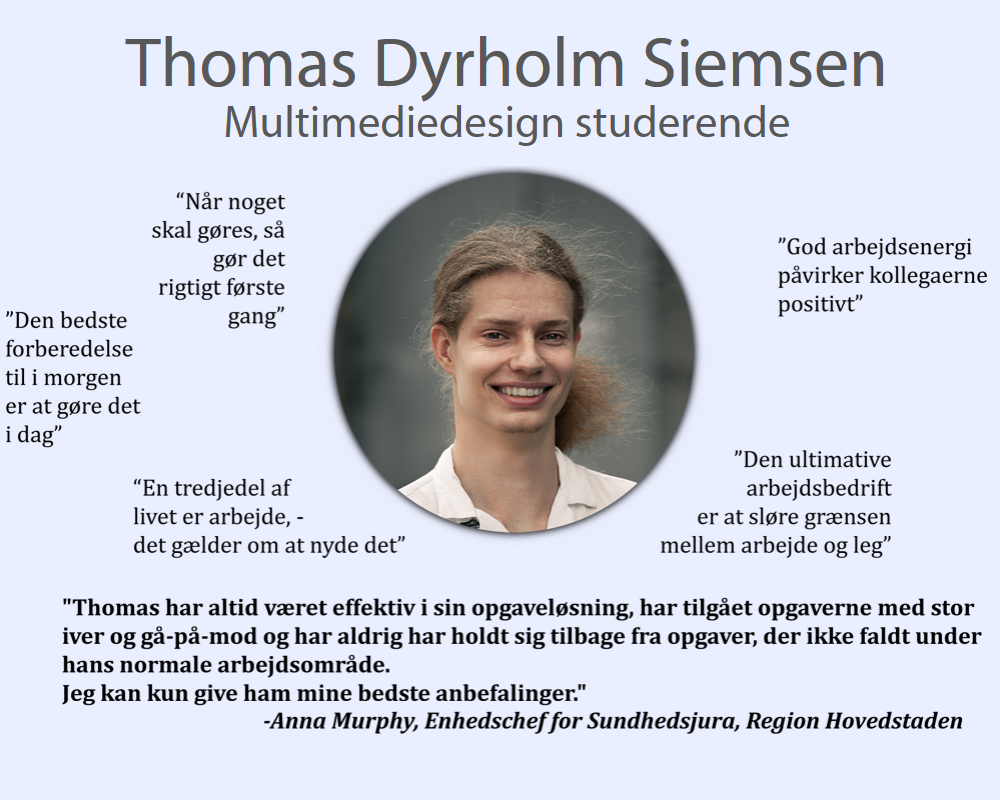
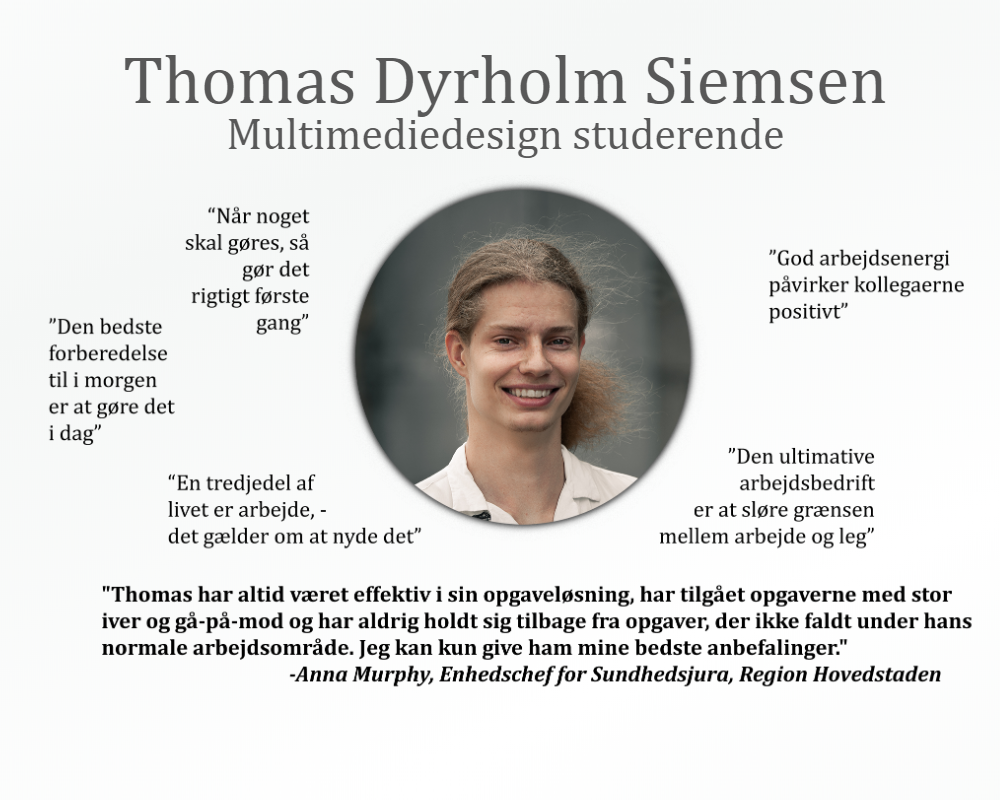
Two versions of the same layered image (1000 × 800). Layer-by-layer changes:
renamed "Layer 4" to "Layer 8", painted on it over bbox(0, 0, 1000, 54)
removed layer "Layer 5" over bbox(116, 34, 889, 147)
removed layer "Layer 2" over bbox(0, 0, 1000, 701)
renamed "Layer 3" to "Layer 9", painted on it over bbox(0, 47, 1000, 800)
renamed "Layer 6" to "Layer 7", moved it above "Background", painted on it over bbox(0, 34, 1000, 800)
